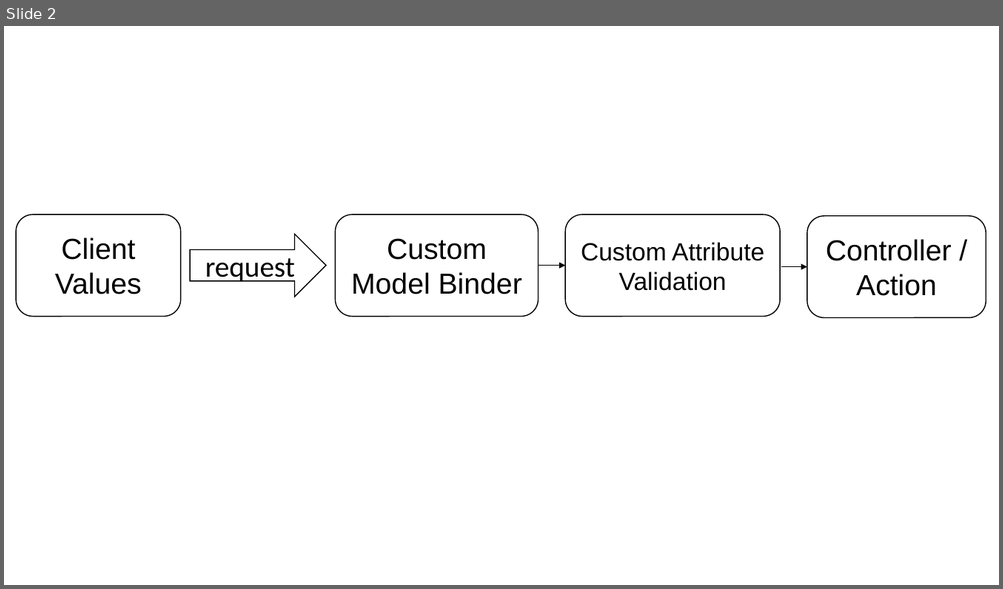
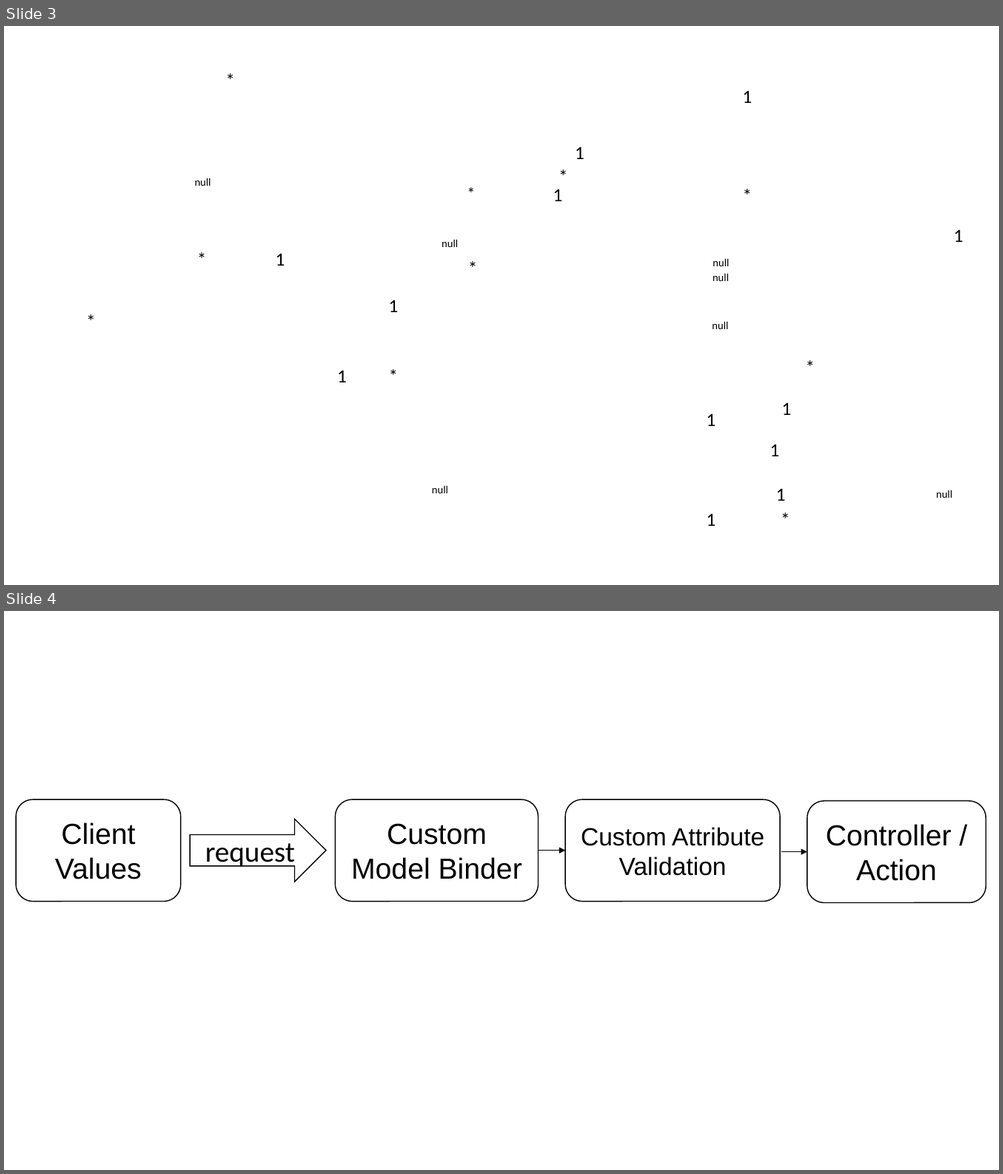
Before and after one commit to sinaebrahimi/Appointer, a slide deck: Diagrams.pptx. Shown one above the other, each under a label of ours: slide 2 before the commit, slides 3 and 4 after it. The pictures are 1003x589 and 1003x1174 pixels, drawn with LibreOffice and Linux fonts; fonts in the diff are those of the drawing; background and template pictures are left out. Boxes give left, top, right and bottom in pixels: in the first picture for what was removed or moved away, otherwise in the second. Text is boxed around its words. In the diff, an @@ line names an element or a change of style, - is before the commit and + after.

```diff
--- a/Diagrams.pptx
+++ b/Diagrams.pptx
@@ slide 3 added at <box>4,26,999,585</box>, background picture (left out) @@
@@ text added at <box>218,64,242,95</box>, 18 pt, text #000000 @@
+*
@@ text added at <box>743,90,752,103</box>, 18 pt, text #000000 @@
+1
@@ text added at <box>575,147,584,159</box>, 18 pt, text #000000 @@
+1
@@ text added at <box>195,178,211,186</box>, 10.5 pt, text #000000 @@
+null
@@ text added at <box>460,179,505,207</box>, 16 pt, text #000000 @@
+*
@@ text added at <box>551,161,567,191</box>, 18 pt, text #000000 @@
+*
@@ text added at <box>735,181,759,210</box>, 18 pt, text #000000 @@
+*
@@ text added at <box>553,189,563,201</box>, 18 pt, text #000000 @@
+1
@@ text added at <box>190,244,213,274</box>, 18 pt, text #000000 @@
+*
@@ text added at <box>441,239,458,247</box>, 10.5 pt, text #000000 @@
+null
@@ text added at <box>953,230,963,242</box>, 18 pt, text #000000 @@
+1
@@ text added at <box>276,253,285,266</box>, 18 pt, text #000000 @@
+1
@@ text added at <box>461,253,484,283</box>, 18 pt, text #000000 @@
+*
@@ text added at <box>712,258,728,266</box>, 10.5 pt, text #000000 @@
+null
@@ text added at <box>712,273,728,281</box>, 10.5 pt, text #000000 @@
+null
@@ text added at <box>79,306,102,335</box>, 18 pt, text #000000 @@
+*
@@ text added at <box>389,300,398,312</box>, 18 pt, text #000000 @@
+1
@@ text added at <box>711,321,728,329</box>, 10.5 pt, text #000000 @@
+null
@@ text added at <box>798,352,822,382</box>, 18 pt, text #000000 @@
+*
@@ text added at <box>337,370,347,383</box>, 18 pt, text #000000 @@
+1
@@ text added at <box>381,360,405,390</box>, 18 pt, text #000000 @@
+*
@@ text added at <box>782,403,791,415</box>, 18 pt, text #000000 @@
+1
@@ text added at <box>706,414,716,426</box>, 18 pt, text #000000 @@
+1
@@ text added at <box>770,444,780,457</box>, 18 pt, text #000000 @@
+1
@@ text added at <box>432,486,448,494</box>, 10.5 pt, text #000000 @@
+null
@@ text added at <box>776,488,785,501</box>, 18 pt, text #000000 @@
+1
@@ text added at <box>936,490,952,498</box>, 10.5 pt, text #000000 @@
+null
@@ text added at <box>706,514,716,526</box>, 18 pt, text #000000 @@
+1
@@ text added at <box>774,505,797,535</box>, 18 pt, text #000000 @@
+*
@@ what was slide 2 is now slide 4 @@
```
Also in this commit, not shown: 1 other slide added, 12 other files.
